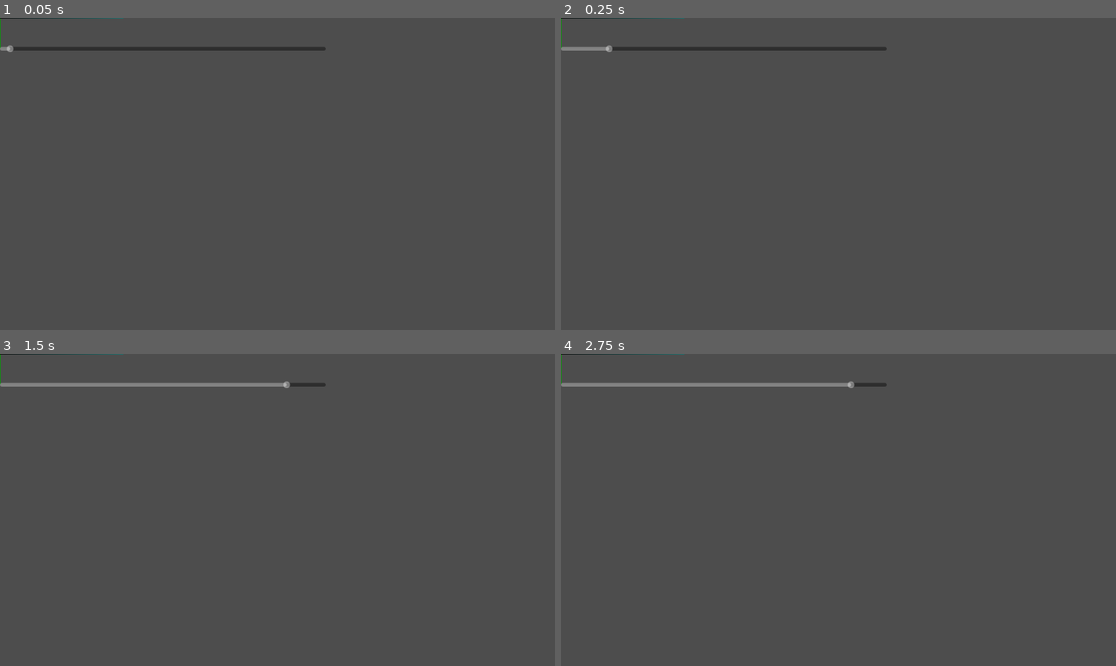
Above: before the commit, frames 1-4 (two rows, left to right).
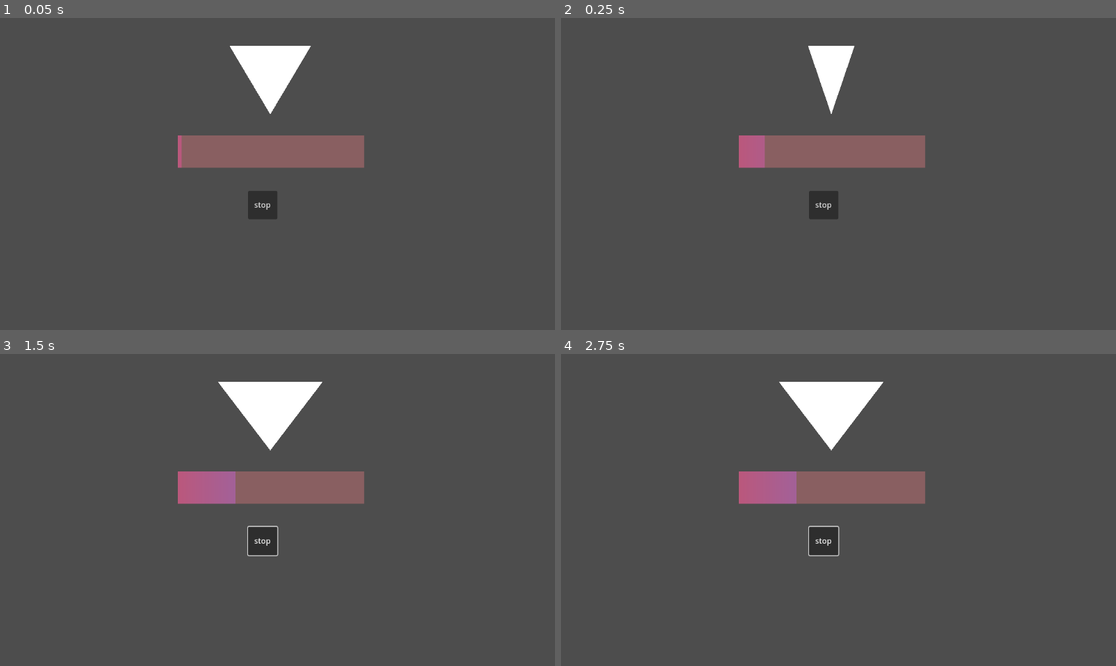
Above: after the commit, the same moments.

Repository: 21Staceye/CookieGame
Game: Godot game, scene res://test_erin/Scenes/poseMeter.tscn
The game is run twice, just before and just after one commit, with the same random seed, the same clock (stepped at 60 frames per second) and the same inputs. The project has no main scene, so this scene is started directly.
Inputs (mouse positions are in pixels of both pictures, inside the frame that each line leads up to):
- Up to frame 1 (0.05 s): no input
- Up to frame 2 (0.25 s): no input
- Up to frame 3 (1.5 s): click (260, 541) at 0.5 s, where only the run after the commit has a clickable "stop"; move the mouse to (399, 494) at 1.27 s; hold D (Forward) from 1.28 s (still down); click (399, 494) at 1.42 s
- Up to frame 4 (2.75 s): tap Space (Jump) at 1.52, 2.27 s; tap Enter at 2 s; move the mouse to (727, 525) at 2.02 s; release D (Forward) at 2.03 s; hold A (Back) from 2.03 s (still down)

The runs differ from the first frame. In frame 1, 6.2% of the frame differs, in the area x 0-66%, y 0-65%; in frame 2, 5.5%; in frame 3, 6.6%; in frame 4, 6.6%.

Commit message:
finished pose meter

Diff:
--- a/cookegame/test_erin/Scenes/poseMeter.tscn
+++ b/cookegame/test_erin/Scenes/poseMeter.tscn
@@ -1,59 +1,77 @@
-[gd_scene load_steps=8 format=3 uid="uid://ccrkr1loubx6f"]
+[gd_scene load_steps=7 format=3 uid="uid://ccrkr1loubx6f"]
 
 [ext_resource type="Script" uid="uid://k8mpu6iya2ny" path="res://test_erin/scripts/pose_meter.gd" id="1_xx3qn"]
 
-[sub_resource type="Gradient" id="Gradient_xx3qn"]
+[sub_resource type="Gradient" id="Gradient_j2v3o"]
+offsets = PackedFloat32Array(0)
+colors = PackedColorArray(0.85098, 0.466667, 0.490196, 0.431373)
 
-[sub_resource type="GradientTexture1D" id="GradientTexture1D_j2v3o"]
-gradient = SubResource("Gradient_xx3qn")
+[sub_resource type="GradientTexture1D" id="GradientTexture1D_eh1ep"]
+gradient = SubResource("Gradient_j2v3o")
 
-[sub_resource type="Gradient" id="Gradient_eh1ep"]
-colors = PackedColorArray(0, 0, 0, 1, 0.0749436, 0.481361, 0.470168, 1)
+[sub_resource type="Gradient" id="Gradient_aq88g"]
+offsets = PackedFloat32Array(0, 0.640845)
+colors = PackedColorArray(0.6437, 0.402269, 0.490357, 1, 0.303114, 0.605526, 0.887477, 1)
 
-[sub_resource type="GradientTexture1D" id="GradientTexture1D_aq88g"]
-gradient = SubResource("Gradient_eh1ep")
+[sub_resource type="GradientTexture1D" id="GradientTexture1D_v0l34"]
+gradient = SubResource("Gradient_aq88g")
 
-[sub_resource type="Gradient" id="Gradient_v0l34"]
-colors = PackedColorArray(0, 0.65098, 0, 1, 1, 0.211765, 1, 1)
-
-[sub_resource type="GradientTexture2D" id="GradientTexture2D_h5w3y"]
-gradient = SubResource("Gradient_v0l34")
+[sub_resource type="PrismMesh" id="PrismMesh_xx3qn"]
 
 [node name="PoseMeter" type="Control"]
 layout_mode = 3
 anchors_preset = 15
 anchor_right = 1.0
 anchor_bottom = 1.0
+offset_left = -10.0
+offset_top = -29.0
+offset_right = 8.0
+offset_bottom = 5.0
 grow_horizontal = 2
 grow_vertical = 2
 script = ExtResource("1_xx3qn")
 
-[node name="CanvasLayer" type="CanvasLayer" parent="."]
-
-[node name="TextureProgressBar" type="TextureProgressBar" parent="CanvasLayer"]
+[node name="PoseMeterr" type="TextureProgressBar" parent="."]
+layout_mode = 1
 anchors_preset = -1
-anchor_right = 0.576
-anchor_bottom = 0.054
-offset_right = 0.447937
-offset_bottom = 29.008
-value = 1.0
-texture_under = SubResource("GradientTexture1D_j2v3o")
-texture_over = SubResource("GradientTexture1D_aq88g")
-texture_progress = SubResource("GradientTexture2D_h5w3y")
-tint_under = Color(0.137255, 1, 1, 1)
-
-[node name="HSlider" type="HSlider" parent="CanvasLayer"]
-anchors_preset = -1
-anchor_right = 0.587
-anchor_bottom = 0.199
-offset_right = -0.223999
-offset_bottom = 0.0479889
-editable = false
-scrollable = false
+anchor_left = 0.324
+anchor_top = 0.4
+anchor_right = 0.655
+anchor_bottom = 0.5
+offset_left = -0.0799866
+offset_top = 0.199982
+offset_right = -0.410095
+offset_bottom = -0.634003
+value = 100.0
+nine_patch_stretch = true
+texture_over = SubResource("GradientTexture1D_eh1ep")
+texture_progress = SubResource("GradientTexture1D_v0l34")
+tint_progress = Color(1, 0.631373, 1, 1)
 
 [node name="Timer" type="Timer" parent="."]
-wait_time = 1.5
+wait_time = 5.0
 one_shot = true
 autostart = true
 
+[node name="Button" type="Button" parent="."]
+layout_mode = 1
+anchors_preset = -1
+anchor_left = 0.449
+anchor_top = 0.573
+anchor_right = 0.5
+anchor_bottom = 0.655
+offset_left = -0.330017
+offset_top = -2.78601
+offset_right = 0.530029
+offset_bottom = 0.261963
+action_mode = 0
+text = "stop"
+
+[node name="triMov" type="MeshInstance2D" parent="."]
+position = Vector2(571, 158)
+scale = Vector2(241.75, 142.375)
+mesh = SubResource("PrismMesh_xx3qn")
+
+[connection signal="value_changed" from="PoseMeterr" to="." method="_on_pose_meterr_value_changed"]
 [connection signal="timeout" from="Timer" to="." method="_on_timer_timeout"]
+[connection signal="pressed" from="Button" to="." method="_on_button_pressed"]
--- a/cookegame/test_erin/scripts/pose_meter.gd
+++ b/cookegame/test_erin/scripts/pose_meter.gd
@@ -1,22 +1,58 @@
 extends Control
 var timerOut = false
-var value = 0.0
+var value = 0
 var reached = false
+var stop = false
+var failed = false
+var valueSize = 0.5
+var max = 1.2
+var maxRe = true
+var minRe = false
 func _process(delta):
+	$triMov.mesh.size.x = valueSize
+	# for the temp poses
+	if max == valueSize and stop == false:
+		maxRe = false
+		minRe = true
+		valueSize-=0.1
+	if valueSize == 0.4 and stop == false:
+		minRe = false
+		maxRe = true
+		valueSize+=0.1
+	if minRe == true and stop == false:
+		valueSize-=0.1
+	if maxRe == true and stop == false:
+		valueSize+=0.1
 
-	if timerOut == false:
-		$CanvasLayer/HSlider.value = value
-		value+=1.0
-		if value == 99.0:
+
+	if stop == true:
+		pass
+	# pose metter
+	if timerOut == false or stop == false:
+		if reached == false and stop == false:
+			# pose metter
+			$PoseMeterr.value = value
+			value+=1
+		if value == 99:
 			reached = true
 
-		print(reached)
-		if reached == true:
-			$CanvasLayer/HSlider.value = value
-			value-=1.0
+
+		if reached == true and stop == false:
+			$PoseMeterr.value = value
+			value-=1
+			if value == 0:
+				reached = false
 
 
-	else:
-		value = 0
-func _on_timer_timeout() -> void:
+
+func _on_timer_timeout():
 	timerOut = true
+	stop = true
+	failed = true
+
+
+func _on_button_pressed():
+	#stops the metter
+	$Timer.paused = true
+	stop = true
+	value = value
